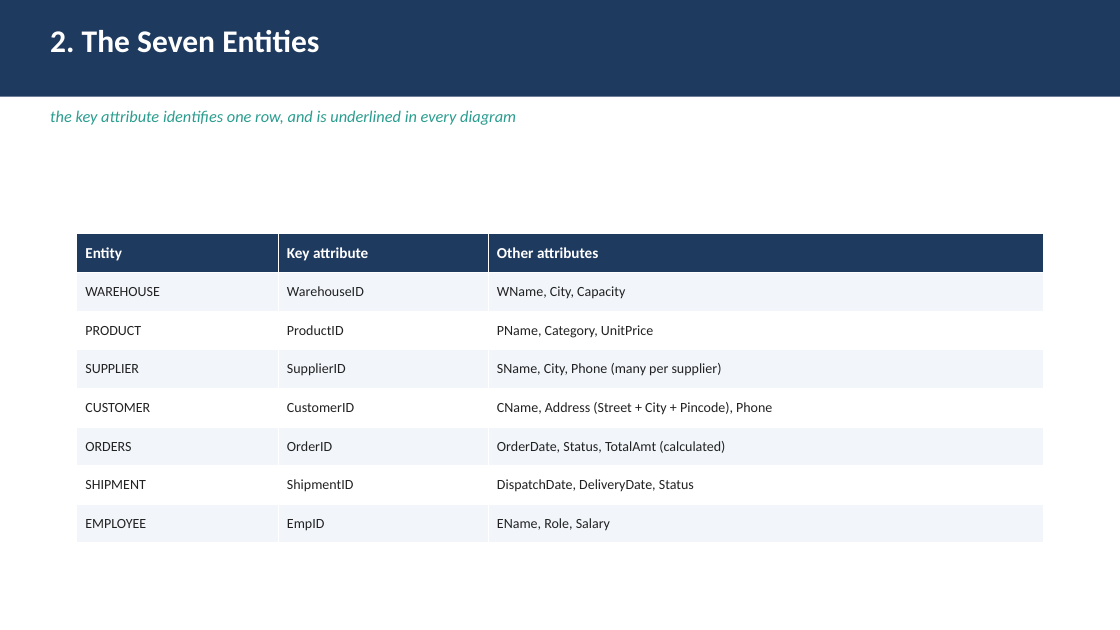
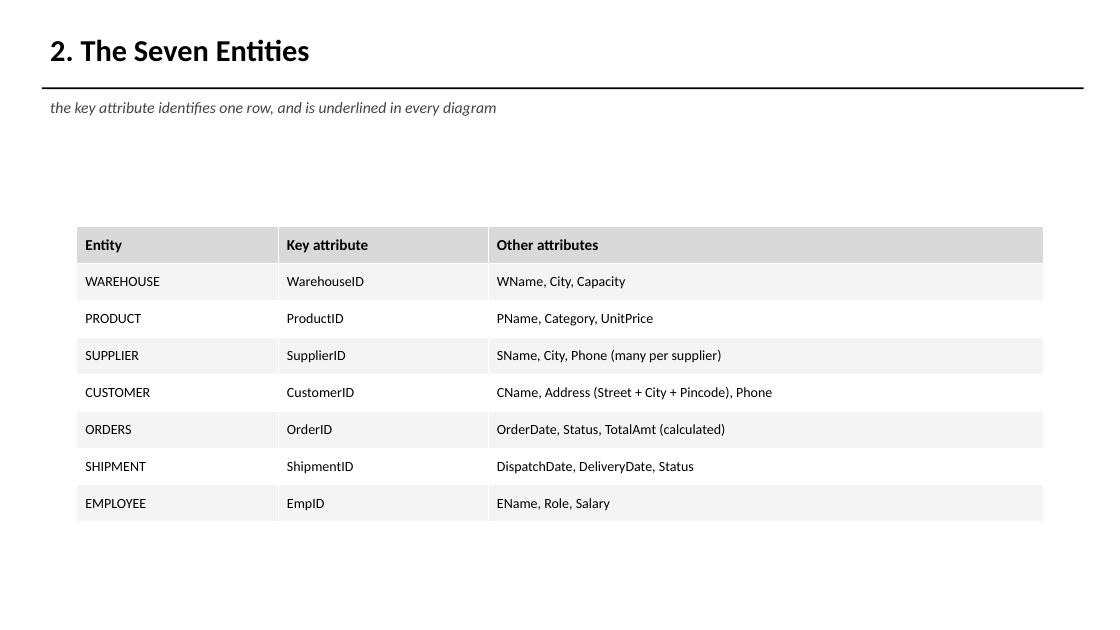
Before and after one commit to AviDhandhania/warehouse-supply-chain-dbms, a slide deck: slide 6 of presentation/DA1_Presentation.pptx. Drawn at 1120x630 pixels with LibreOffice and Linux fonts; fonts in the diff are those of the drawing. Boxes give left, top, right and bottom in pixels: in the first picture for what was removed or moved away, otherwise in the second. Text is boxed around its words. In the diff, an @@ line names an element or a change of style, - is before the commit and + after.

```diff
--- a/presentation/DA1_Presentation.pptx
+++ b/presentation/DA1_Presentation.pptx
@@ text "2. The Seven Entities": place and size @@
-text "2. The Seven Entities" at bbox=[50, 30, 319, 53]
+text "2. The Seven Entities" at bbox=[50, 39, 310, 62]
@@ text "2. The Seven Entities" at bbox=[50, 39, 310, 62]: size 27 to 26 pt, text colour #FFFFFF to #000000 @@
@@ rectangle: place and size @@
-rectangle at bbox=[0, 0, 1120, 97]
+rectangle at bbox=[42, 87, 1084, 89]
@@ rectangle at bbox=[42, 87, 1084, 89]: fill #1F3A5F to #000000 @@
@@ text "the key attribute identifies one ...": place and size @@
-text "the key attribute identifies one ..." at bbox=[50, 110, 516, 125]
+text "the key attribute identifies one ..." at bbox=[50, 102, 497, 116]
@@ text "the key attribute identifies one ..." at bbox=[50, 102, 497, 116]: size 14 to 13.5 pt, text colour #2A9D8F to #444444 @@
@@ table at bbox=[77, 226, 1044, 522] @@
@@ fill #1F3A5F to #D9D9D9 in row 1 @@
@@ fill #F2F6FB to #F4F4F4 in 12 cells @@
@@ text colour #FFFFFF to #000000 in "Entity", "Key attribute", "Other attributes" @@
@@ text colour #222222 to #000000 @@
@@ table: place and size @@
-table at bbox=[77, 234, 1044, 543]
+table at bbox=[77, 226, 1044, 522]
```
Also in this commit, not shown: 16 other slides changed, 16 slides added, 5 slides removed, 14 other files.
